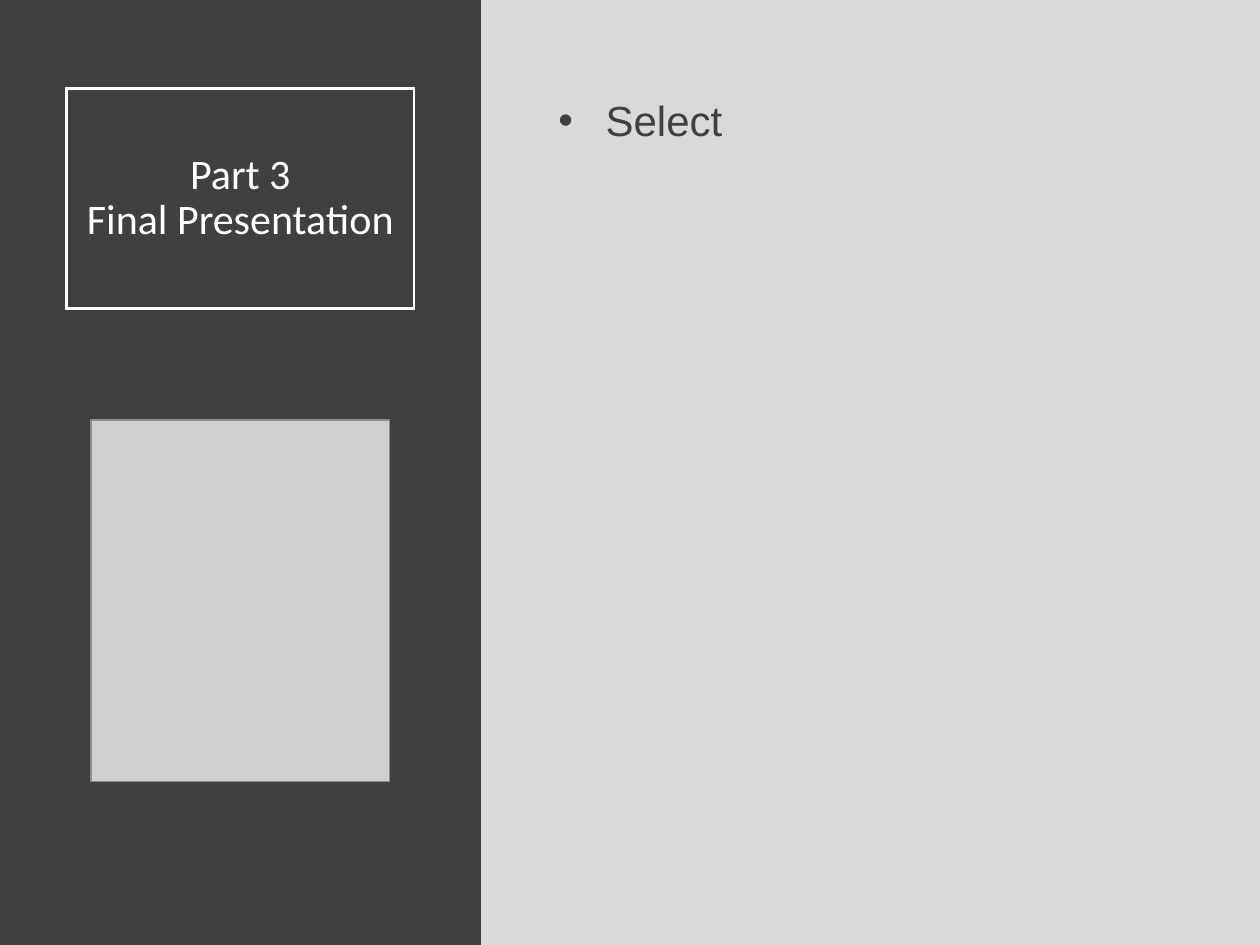
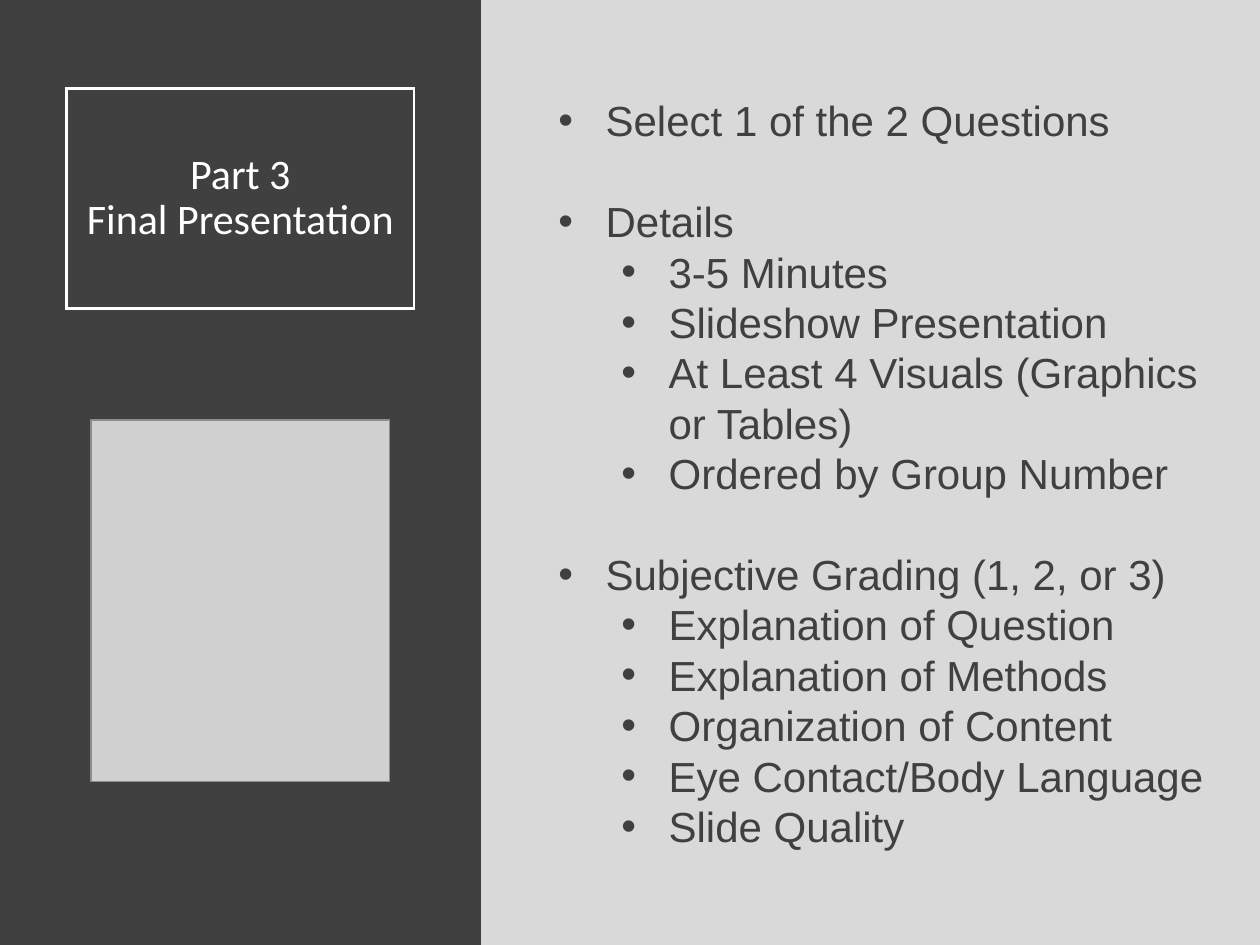
Before and after one commit to Yixf-Self/STOR320_WEBSITE, a slide deck: slide 12 of Lecture/Lecture 26/Lecture 26.pptx (slide 5 before the commit). Drawn at 1260x945 pixels with LibreOffice and Linux fonts; fonts in the diff are those of the drawing; grey boxes stand for pictures. Boxes give left, top, right and bottom in pixels: in the first picture for what was removed or moved away, otherwise in the second. Text is boxed around its words. In the diff, an @@ line names an element or a change of style, - is before the commit and + after.

```diff
--- a/Lecture/Lecture 26/Lecture 26.pptx
+++ b/Lecture/Lecture 26/Lecture 26.pptx
@@ text added at (x1=606, y1=105, x2=1203, y2=850), 24 pt, text #404040 @@
+• Select 1 of the 2 Questions
+• Details
+  • 3-5 Minutes
+  • Slideshow Presentation
+  • At Least 4 Visuals (Graphics or Tables)
+  • Ordered by Group Number
+• Subjective Grading (1, 2, or 3)
+  • Explanation of Question
+  • Explanation of Methods
+  • Organization of Content
+  • Eye Contact/Body Language
+  • Slide Quality
```
Also in this commit, not shown: 2 other slides changed, 8 slides added, 8 other files.
